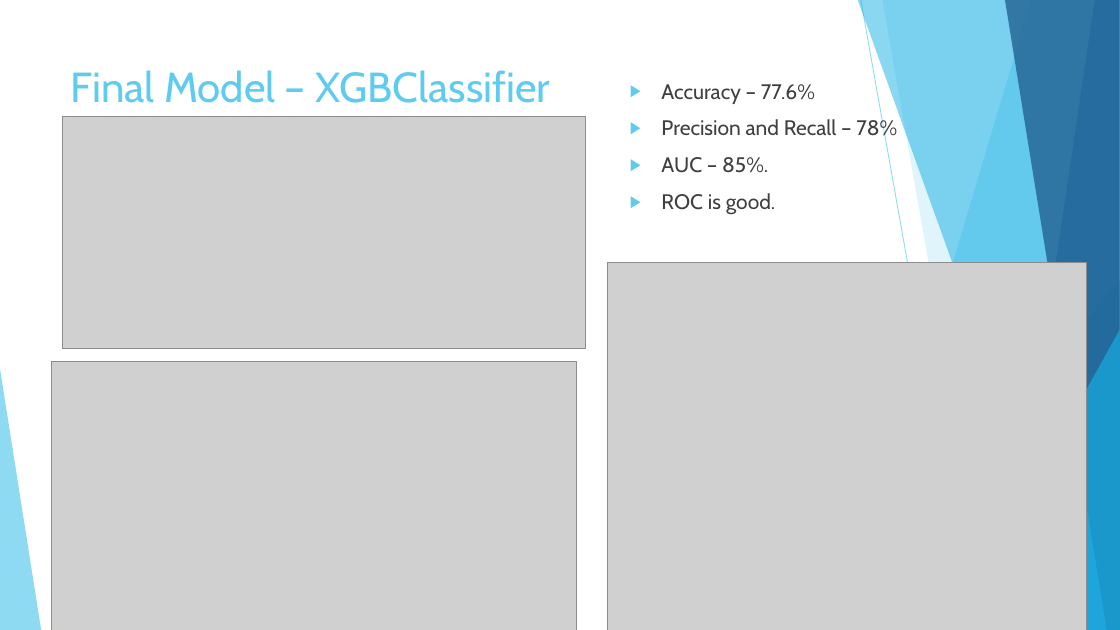
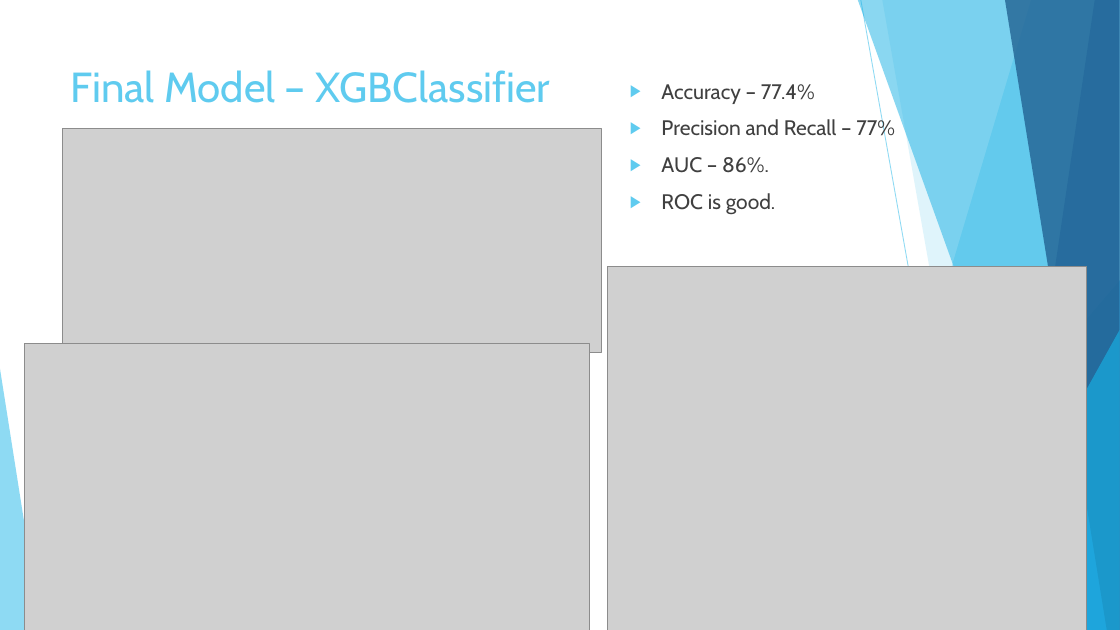
Before and after one commit to meghrajkonduskar/In-Drive-Coupon-Recommendation-Project, a slide deck: slide 27 of In Drive Coupon Recommendation.pptx. Drawn at 1120x630 pixels with LibreOffice and Linux fonts; fonts in the diff are those of the drawing; grey boxes stand for pictures. Boxes give left, top, right and bottom in pixels: in the first picture for what was removed or moved away, otherwise in the second. Text is boxed around its words. In the diff, an @@ line names an element or a change of style, - is before the commit and + after.

```diff
--- a/In Drive Coupon Recommendation.pptx
+++ b/In Drive Coupon Recommendation.pptx
@@ text at <box>661,84,895,173</box>: text changed @@
-▶ Accuracy – 77.6%
-▶ Precision and Recall – 78%
-▶ AUC – 85%.
+▶ Accuracy – 77.4%
+▶ Precision and Recall – 77%
+▶ AUC – 86%.
@@ picture: place and size @@
-picture at <box>62,117,586,349</box>
+picture at <box>62,129,601,352</box>
@@ picture: place and size @@
-picture at <box>51,361,576,630</box>
+picture at <box>24,344,590,630</box>
```
Also in this commit, not shown: 10 other slides changed, 22 other files.
